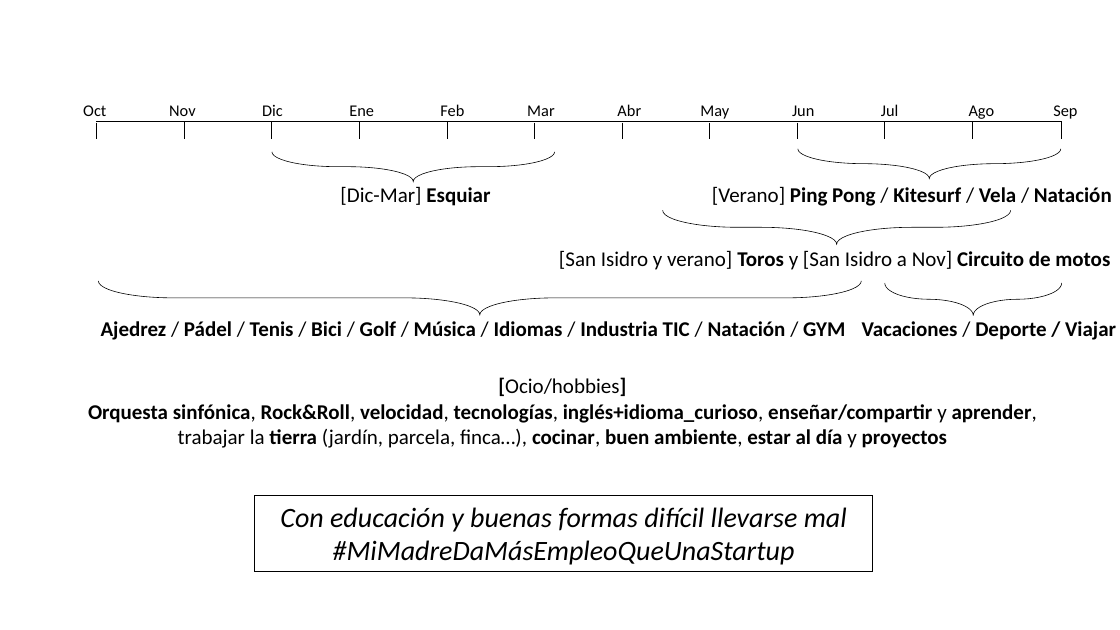
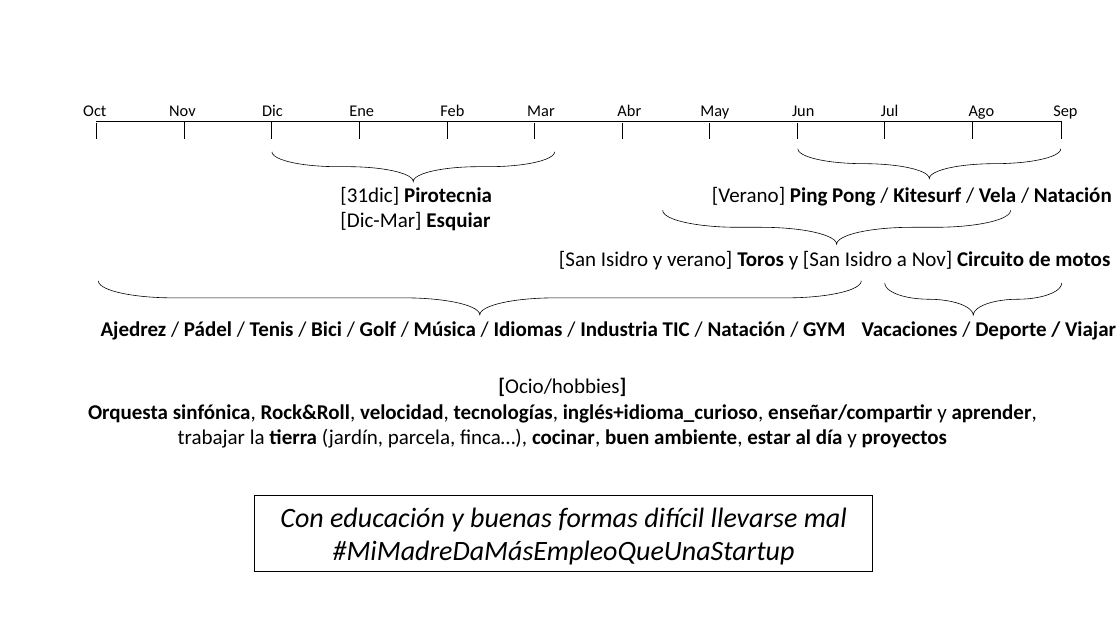
Before and after one commit to antoniojturel/cv, a slide deck: slide 1 of salud.pptx. Drawn at 1120x630 pixels with LibreOffice and Linux fonts; fonts in the diff are those of the drawing. Boxes give left, top, right and bottom in pixels: in the first picture for what was removed or moved away, otherwise in the second. Text is boxed around its words. In the diff, an @@ line names an element or a change of style, - is before the commit and + after.

```diff
--- a/salud.pptx
+++ b/salud.pptx
@@ text at (x1=340, y1=186, x2=492, y2=205): paragraph added @@
+[31dic] Pirotecnia
```
Also in this commit, not shown: 1 other file.
